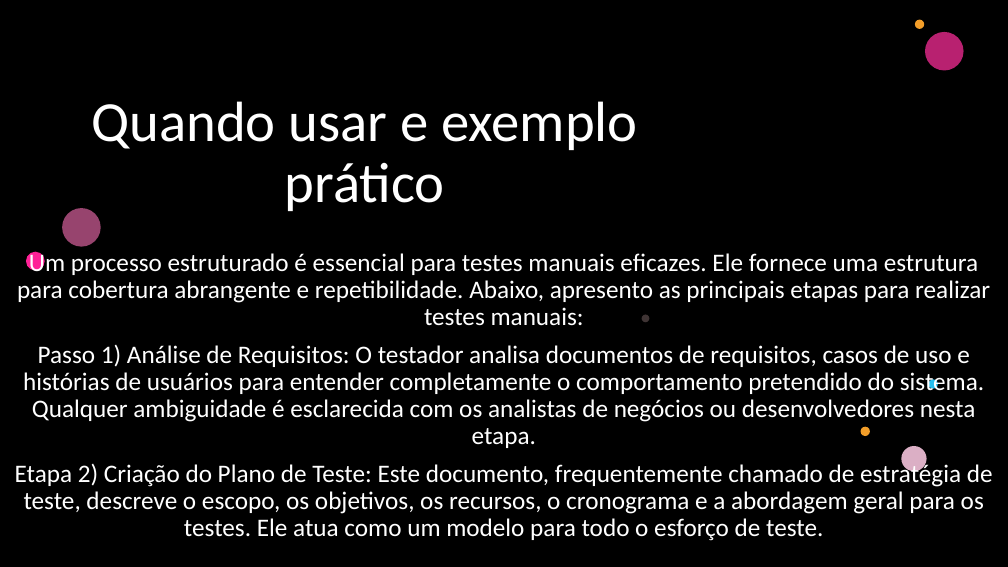
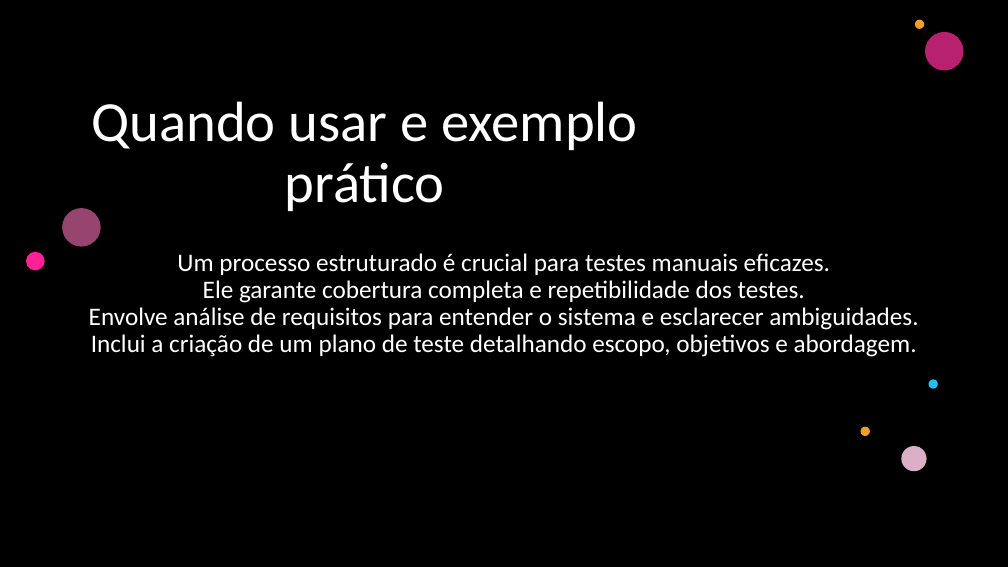
Before and after one commit to pauloryan091/atv-test, a slide deck: slide 4 of Teste Manual.pptx. Drawn at 1008x567 pixels with LibreOffice and Linux fonts; fonts in the diff are those of the drawing; background and template pictures are left out; a plain dark background stands for a picture behind light text. Boxes give left, top, right and bottom in pixels: in the first picture for what was removed or moved away, otherwise in the second. Text is boxed around its words. In the diff, an @@ line names an element or a change of style, - is before the commit and + after.

```diff
--- a/Teste Manual.pptx
+++ b/Teste Manual.pptx
@@ subtitle at (x1=89, y1=253, x2=918, y2=357): text changed @@
-Um processo estruturado é essencial para testes manuais eficazes. Ele fornece uma estrutura para cobertura abrangente e repetibilidade. Abaixo, apresento as principais etapas para realizar testes manuais:
-Passo 1) Análise de Requisitos: O testador analisa documentos de requisitos, casos de uso e histórias de usuários para entender completamente o comportamento pretendido do sistema. Qualquer ambiguidade é esclarecida com os analistas de negócios ou desenvolvedores nesta etapa.
-Etapa 2) Criação do Plano de Teste: Este documento, frequentemente chamado de estratégia de teste, descreve o escopo, os objetivos, os recursos, o cronograma e a abordagem geral para os testes. Ele atua como um modelo para todo o esforço de teste.
+Um processo estruturado é crucial para testes manuais eficazes.
+Ele garante cobertura completa e repetibilidade dos testes.
+Envolve análise de requisitos para entender o sistema e esclarecer ambiguidades.
+Inclui a criação de um plano de teste detalhando escopo, objetivos e abordagem.
```
Also in this commit, not shown: 2 other slides changed, 13 other files.
